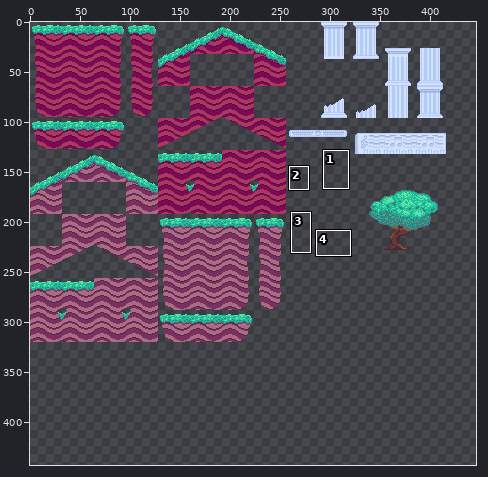
Edited in one commit: sprite sheet (assets/img/tileSet/TilesetTerrain.png). Above, an overview of the earlier version with the close-up marked.
Close-up. First the earlier version:
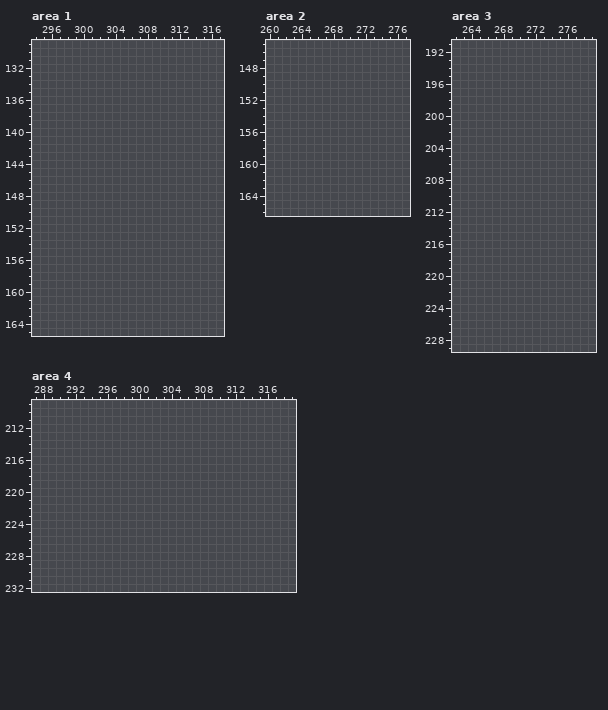
The file is 512x512 pixels. Colours within 5 levels of each other are drawn and written as one. Shown: area 1: x 294..317, y 129..165; area 2: x 260..277, y 145..166; area 3: x 262..279, y 191..229; area 4: x 287..319, y 209..232. The wide view leaves out empty margins. The commit also changed other parts of the picture, which this record leaves out.
Palette (. is transparent): 
The same view after the edit:
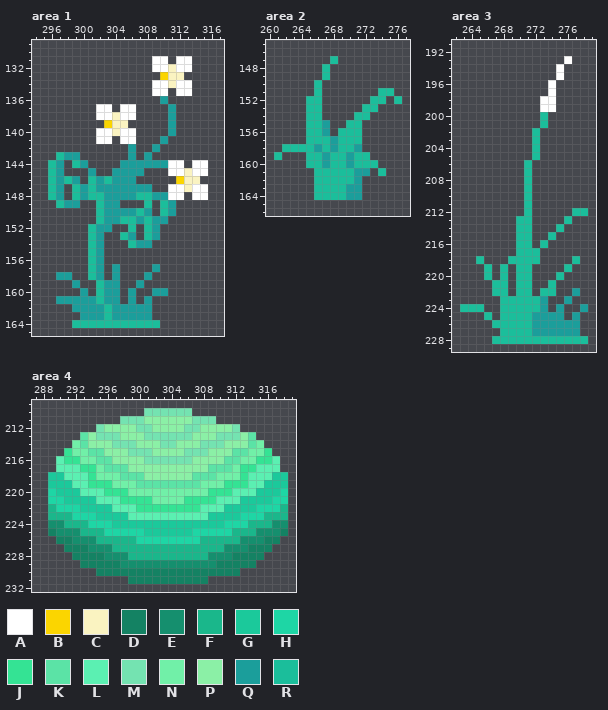
Colours new in this view: A #ffffff  B #fbd500  C #faf3c1  D #148263  E #158f6e  F #1ab78b  G #1bc99b  H #1ed6a5  J #34e394  K #5be3a6  L #5bf0b2  M #74e3b1  N #71f0a8  P #8bf0a6  Q #1b9e9b  R #1bbe9b
The exact change:
Changed rows in their new state; - is an unchanged pixel.
Area 1:
first column x 296:
131 -------------AA-AA--
132 -------------AACAA--
133 --------------BCC---
134 -------------AACAA--
135 -------------AA-AA--
136 --------------Q-----
137 ------AA-AA----Q----
138 ------AACAA----Q----
139 -------BCC-----Q----
140 ------AACAA----Q----
141 ------AA-AA---Q-----
142 ----------Q--Q------
143 -RQQ------Q-Q-------
144 RQ-RQ----QQQQQQAA-AA
145 RQ---Q--QQQQ---AACAA
146 RQRQ-RQRQQQ-----BCC-
147 RQ-RQRQQQQQQQ--AACAA
148 RQ-RQRRQQQQRRQQAA-AA
149 -RQQ--RQQ---R-RQ----
150 ------RQQQQRQ-RQ----
151 ------RQQRRQRQQ-----
152 -----RQQ--R-RQ------
153 -----RQ--RQ-RQ------
154 -----RQ---RQQ-------
155 -----RQ-------------
156 -----RQ-------------
157 -----RQ-Q----Q------
158 -QQ--RQ-Q---Q-------
159 ---Q--RQQ--Q--------
160 ----Q-RQQ-Q--QQ-----
161 -QQQQQRQQ-Q-Q-------
162 ---QQQQRQQQQQ-------
163 ----QQQRQQQQQ-------
164 ---RRRRRRRRRRR------
Area 2:
first column x 261:
147 -------R--------
148 ------R---------
149 ------R---------
150 -----R----------
151 -----R-------RR-
152 ----RR------RR-R
153 ----RR-----RR---
154 ----RR----RR----
155 ----RRQ--RR-----
156 ----RRQ-RRR-----
157 ----RRRQRRR-----
158 -RRRRQRQRRQ-----
159 R---RRQRRQRR----
160 ----RRQRRQRRR---
161 -----RRRRRQQ-R--
162 -----RRRRRQ-----
163 -----RRRRQQ-----
164 -----RRRRQQ-----
Area 3:
first column x 263:
193 -------------A--
194 ------------A---
195 ------------A---
196 -----------A----
197 -----------A----
198 ----------AA----
199 ----------AA----
200 ----------R-----
201 ----------R-----
202 ---------R------
203 ---------R------
204 ---------R------
205 ---------R------
206 --------R-------
207 --------R-------
208 --------R-------
209 --------R-------
210 --------R-------
211 --------R-------
212 --------R-----RR
213 -------RR----R--
214 -------RR---R---
215 -------RR--R----
216 -------RR-R-----
217 -------RRR------
218 --R---RRRR----R-
219 ---R-R-RR----R--
220 ---R-R-RR---R---
221 ----RR-RR--R----
222 ----RR-RR-RR--Q-
223 -----RRRRRQ--Q--
224 RRR--RRRRRQ-Q--Q
225 ---R-RRRRQQQQ-Q-
226 ----RRRRRQQQQQQ-
227 -----RRRRQQQQQQ-
228 ----RRRRRRRRRRRR
Area 4:
first column x 289:
210 ------------MMMMMM------------
211 ---------MMMPPPPPPMMM---------
212 ------MPPPPMMPPPPMMPPPPM------
213 ----KPMMMPPPMMMMMMPPPMMMPK----
214 ---NKPPPMMMPPPMMPPPMMMPPPKN---
215 --JNNKKPPPMMMPPPPMMMPPPKKNNJ--
216 -LJJNNKKPPPPMMMMMMPPPPKKNNJJL-
217 -LLLJJNKKKPPPPPPPPPPKKKNJJLLL-
218 GGLLLJNNNKKKPPPPPPKKKNNNJLLLGG
219 GGGLLJJJNNNKKKKKKKKNNNJJJLLGGG
220 HGGGLLLJJJNNNNNNNNNNJJJLLLGGGH
221 HHGGGGLLLJJJJNNNNJJJJLLLGGGGHH
222 FHHHGGGGLLLJJJJJJJJLLLGGGGHHHF
223 FFFHHHGGGGLLLLLLLLLLGGGGHHHFFF
224 EEFFFHHHGGGGGGGGGGGGGGHHHFFFEE
225 DEEEFFFHHHHHGGGGGGHHHHHFFFEEED
226 -DDEEEFFFFFHHHHHHHHFFFFFEEEDD-
227 --DDDEEEFFFFFFFFFFFFFFEEEDDD--
228 ---DDDDEEEFFFFFFFFFFEEEDDDD---
229 ----DDDDDEEEEEEEEEEEEDDDDD----
230 ------DDDDDDDDDDDDDDDDDD------
231 ----------DDDDDDDDDD----------
Boxes around the changes in both close-ups, in picture pixels (x1, y1, x2, y2):
added: (48, 56, 208, 328)
added: (274, 56, 402, 200)
added: (460, 56, 588, 344)
added: (48, 408, 288, 584)
